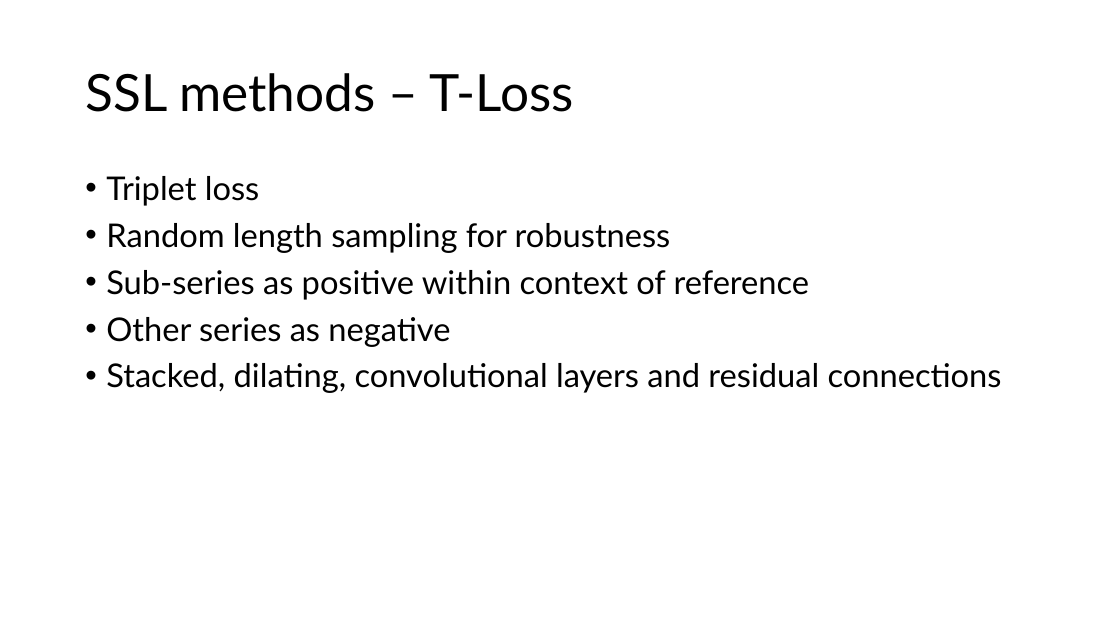
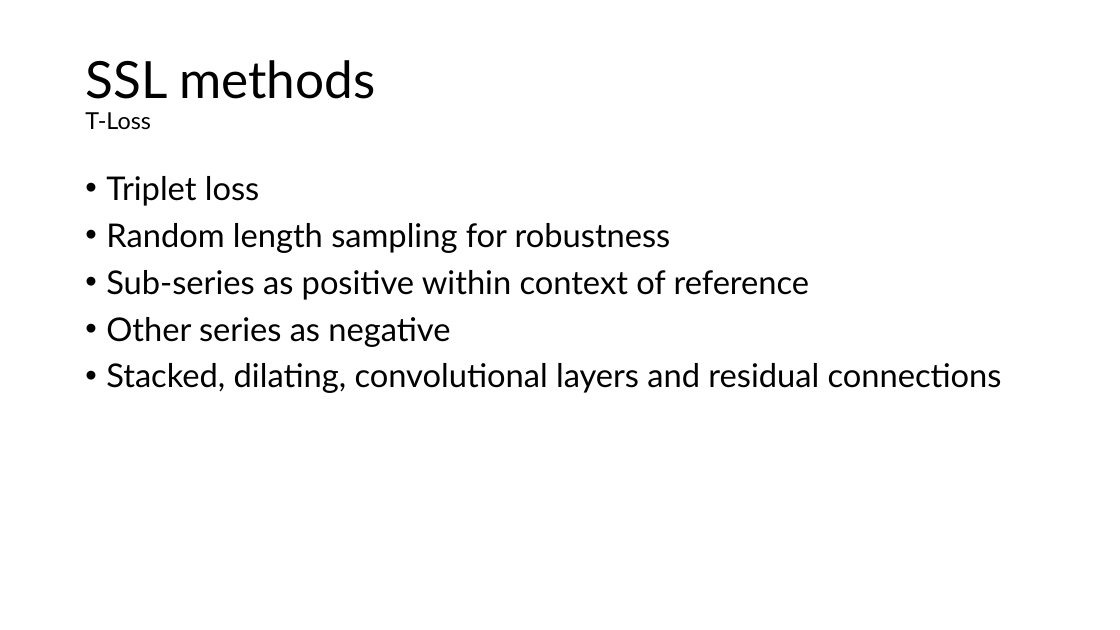
Before and after one commit to FVardi/PhD-Courses, a slide deck: slide 3 of Deep learning for time-series/Assignment 4/Presentation.pptx (slide 2 before the commit). Drawn at 1120x630 pixels with LibreOffice and Linux fonts; fonts in the diff are those of the drawing. Boxes give left, top, right and bottom in pixels: in the first picture for what was removed or moved away, otherwise in the second. Text is boxed around its words. In the diff, an @@ line names an element or a change of style, - is before the commit and + after.

```diff
--- a/Deep learning for time-series/Assignment 4/Presentation.pptx
+++ b/Deep learning for time-series/Assignment 4/Presentation.pptx
@@ title at (x1=85, y1=60, x2=375, y2=130): text changed @@
-SSL methods – T-Loss
+SSL methods
+T-Loss
```
Also in this commit, not shown: 11 other slides changed, 2 slides added, 2 slides removed, 17 other files.
